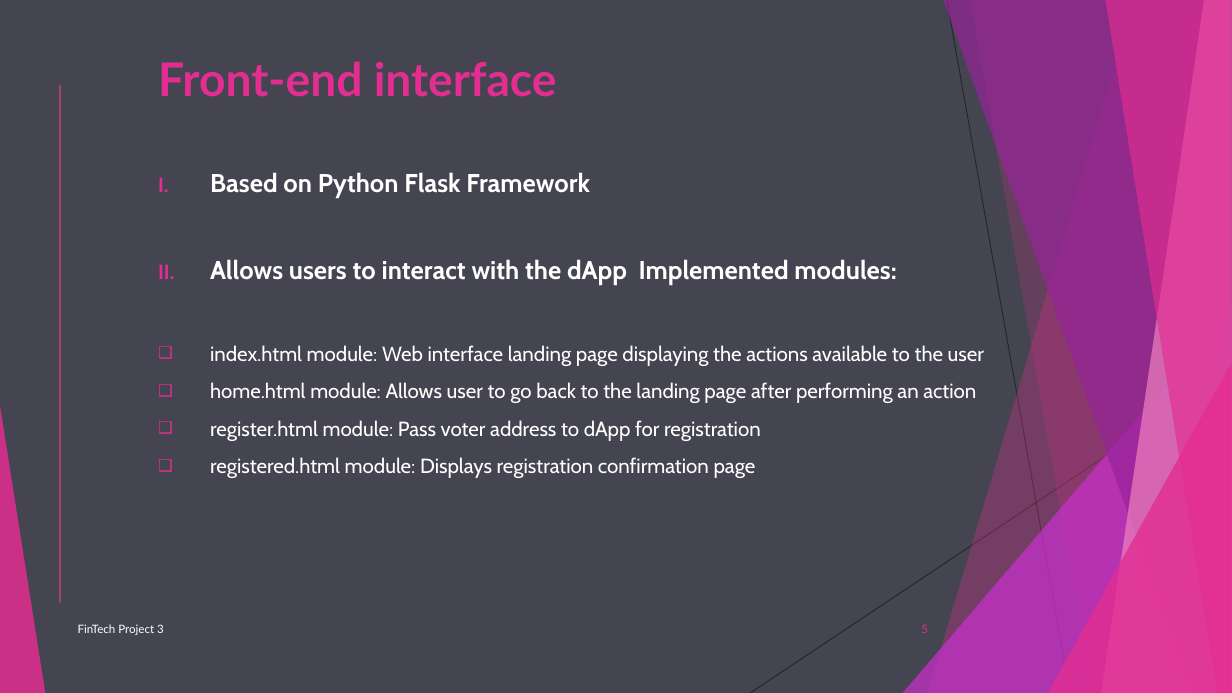
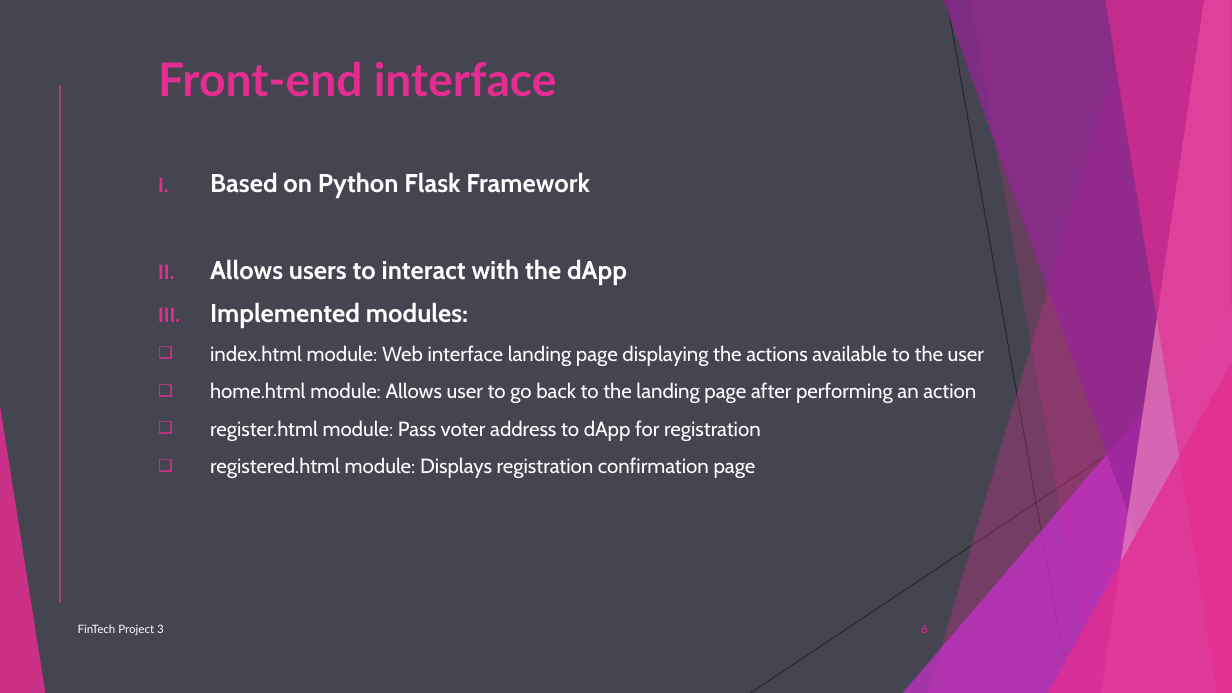
Before and after one commit to Bakoroba/blockchain_ballot_dapp, a slide deck: slide 6 of Ethereum Blockchain Ballot System dApp.ppt (slide 5 before the commit). Drawn at 1232x693 pixels with LibreOffice and Linux fonts; fonts in the diff are those of the drawing. Boxes give left, top, right and bottom in pixels: in the first picture for what was removed or moved away, otherwise in the second. Text is boxed around its words. In the diff, an @@ line names an element or a change of style, - is before the commit and + after.

```diff
--- a/Ethereum Blockchain Ballot System dApp.ppt
+++ b/Ethereum Blockchain Ballot System dApp.ppt
@@ text at <box>210,259,627,328</box>: text changed @@
-II. Allows users to interact with the dApp Implemented modules:
+II. Allows users to interact with the dApp
+III. Implemented modules:
@@ page number at <box>921,625,928,633</box>: text changed @@
-5
+6
```
Also in this commit, not shown: 6 other slides changed, 1 slide added.
